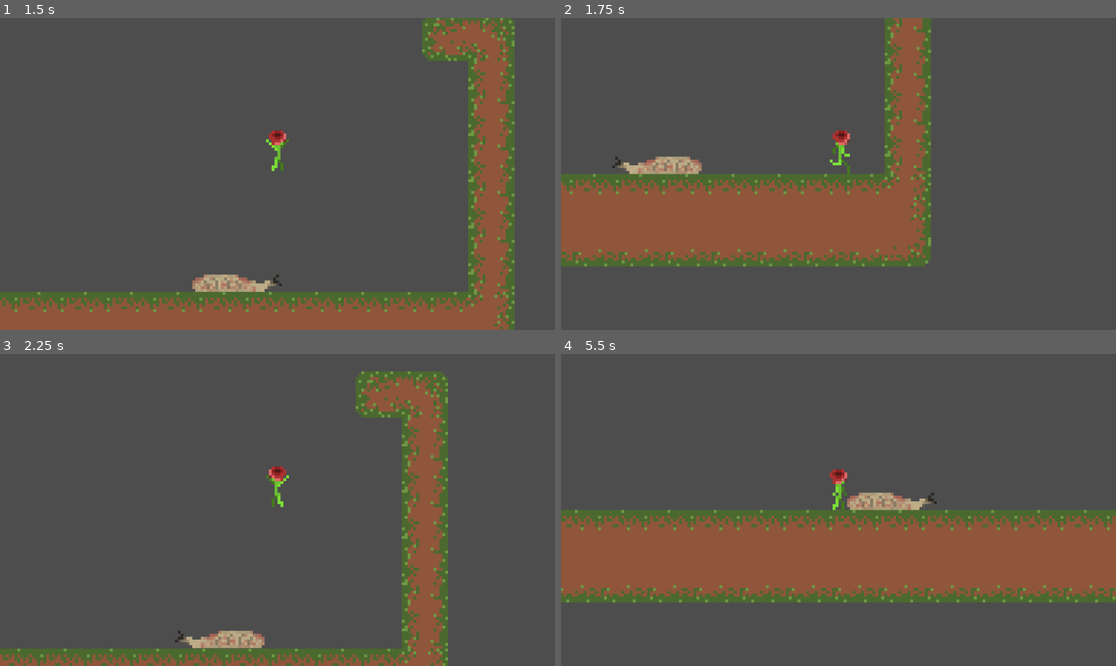
Above: before the commit, frames 1-4 (two rows, left to right).
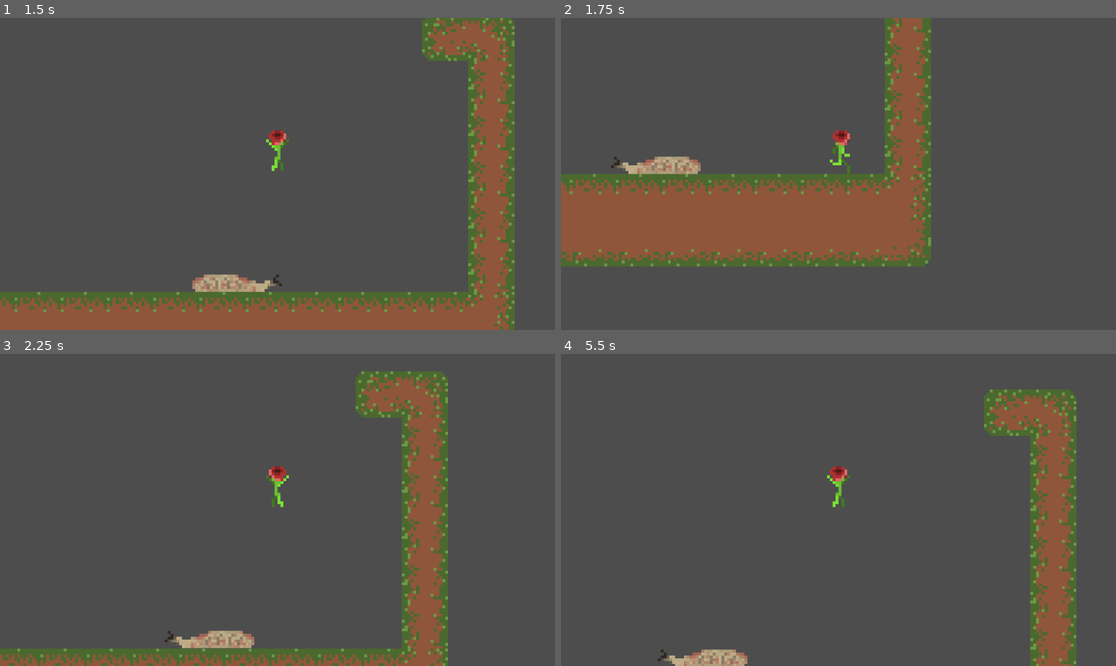
Above: after the commit, the same moments.

Repository: MurasakiAki/TheRoseMary
Game: Godot game, scene res://Src/Levels/Level_1.tscn
Two runs of this game, one before a commit and one after it. Both use one fixed random seed, a clock stepped at 60 frames per second and the inputs below. The project has no main scene, so this scene is started directly.
Inputs:
- Up to frame 1 (1.5 s): tap Enter (ui_accept) at 0.5, 0.8, 1.35 s; hold D (right) from 0.53 s (still down); tap J (attack) at 0.6 s; tap W (jump) at 0.77, 1.07 s
- Up to frame 2 (1.75 s): keep holding D (right); tap W (jump) at 1.52, 1.55 s
- Up to frame 3 (2.25 s): tap W (jump) at 1.82, 2.1 s; release D (right) at 2.03 s; hold A (left) from 2.03 s (still down)
- Up to frame 4 (5.5 s): tap J (attack) at 2.3, 2.85, 4.35 s; release A (left) at 2.78 s; hold D (right) 2.78-4.28 s; tap W (jump) at 3.02, 3.32, 3.77, 3.8, 4.07, 4.52, 4.82 s; tap Enter (ui_accept) at 3.05, 3.6, 5.1 s; hold A (left) 4.28-5.03 s; hold D (right) from 5.03 s (still down)

Frame 1 is identical in both runs. In frame 2, 0.1% of the frame differs, in the area x 9-26%, y 44-51%; in frame 3, 0.5%; in frame 4, 36%, in the area x 0-100%, y 11-100%.

Commit message:
Commit

Diff:
--- a/TheRoseMaryGD4/Src/Mob/DetectionArea.tscn
+++ b/TheRoseMaryGD4/Src/Mob/DetectionArea.tscn
@@ -3,5 +3,7 @@
 [node name="DetectionArea" type="Node2D"]
 
 [node name="Area2D" type="Area2D" parent="."]
+collision_layer = 0
+collision_mask = 2
 
 [node name="CollisionShape2D" type="CollisionShape2D" parent="Area2D"]
--- a/TheRoseMaryGD4/Src/Mob/Enemies/Maggot.tscn
+++ b/TheRoseMaryGD4/Src/Mob/Enemies/Maggot.tscn
@@ -1,8 +1,11 @@
-[gd_scene load_steps=10 format=3 uid="uid://dwmqxlkcfgrlo"]
+[gd_scene load_steps=11 format=3 uid="uid://dwmqxlkcfgrlo"]
 
 [ext_resource type="Script" path="res://Src/Scripts/Maggot.gd" id="1_1uy68"]
 [ext_resource type="PackedScene" uid="uid://cs32mkvurek1a" path="res://Src/Mob/Mob.tscn" id="1_2bvr4"]
 [ext_resource type="Texture2D" uid="uid://cc7prnkngk42t" path="res://Assets/Enemy/maggot.png" id="3_ns56b"]
+
+[sub_resource type="RectangleShape2D" id="RectangleShape2D_okicp"]
+size = Vector2(7, 8)
 
 [sub_resource type="RectangleShape2D" id="RectangleShape2D_j61in"]
 size = Vector2(256, 16)
@@ -66,6 +69,7 @@
 }
 
 [node name="Maggot" type="CharacterBody2D"]
+collision_layer = 4
 script = ExtResource("1_1uy68")
 
 [node name="Mob" parent="." instance=ExtResource("1_2bvr4")]
@@ -74,6 +78,10 @@
 position = Vector2(0, -8)
 texture = ExtResource("3_ns56b")
 vframes = 3
+
+[node name="CollisionShape2D" parent="Mob/Body/HitArea/Area2D" index="0"]
+position = Vector2(-18.5, -4)
+shape = SubResource("RectangleShape2D_okicp")
 
 [node name="DetectionArea" parent="Mob" index="1"]
 position = Vector2(0, -6)
@@ -92,9 +100,11 @@
 "": SubResource("AnimationLibrary_ikv4l")
 }
 
+[connection signal="body_entered" from="Mob/Body/HitArea/Area2D" to="." method="_on_hit_area_2d_body_entered"]
 [connection signal="body_entered" from="Mob/DetectionArea/Area2D" to="." method="_on_area_2d_body_entered"]
 [connection signal="body_exited" from="Mob/DetectionArea/Area2D" to="." method="_on_area_2d_body_exited"]
 
 [editable path="Mob"]
 [editable path="Mob/Body"]
+[editable path="Mob/Body/HitArea"]
 [editable path="Mob/DetectionArea"]
--- a/TheRoseMaryGD4/Src/Mob/HitArea.tscn
+++ b/TheRoseMaryGD4/Src/Mob/HitArea.tscn
@@ -3,5 +3,7 @@
 [node name="HitArea" type="Node2D"]
 
 [node name="Area2D" type="Area2D" parent="."]
+collision_layer = 8
+collision_mask = 2
 
 [node name="CollisionShape2D" type="CollisionShape2D" parent="Area2D"]
--- /dev/null
+++ b/TheRoseMaryGD4/Src/Mob/HurtArea.tscn
@@ -0,0 +1,9 @@
+[gd_scene format=3 uid="uid://5ywtk3nh161a"]
+
+[node name="HurtArea" type="Node2D"]
+
+[node name="Area2D" type="Area2D" parent="."]
+collision_layer = 16
+collision_mask = 8
+
+[node name="CollisionShape2D" type="CollisionShape2D" parent="Area2D"]
--- /dev/null
+++ b/TheRoseMaryGD4/Src/Player/DeathAnimation.tscn
@@ -0,0 +1,154 @@
+[gd_scene load_steps=8 format=3 uid="uid://b84vqtijraiui"]
+
+[ext_resource type="FontFile" uid="uid://bcsge6egdv4dw" path="res://Assets/Fonts/TakeCoffee-RpOA3.ttf" id="1_n7lb4"]
+[ext_resource type="Script" path="res://Src/Scripts/DeathAnimation.gd" id="1_utmg1"]
+[ext_resource type="Texture2D" uid="uid://cqx5562h35qen" path="res://Assets/Shaders/black_screen.png" id="2_qft8b"]
+
+[sub_resource type="Theme" id="Theme_bw7vb"]
+default_font = ExtResource("1_n7lb4")
+default_font_size = 40
+
+[sub_resource type="Animation" id="Animation_1ups2"]
+resource_name = "DeathAnimation"
+length = 5.0
+tracks/0/type = "value"
+tracks/0/imported = false
+tracks/0/enabled = true
+tracks/0/path = NodePath("Label:visible")
+tracks/0/interp = 1
+tracks/0/loop_wrap = true
+tracks/0/keys = {
+"times": PackedFloat32Array(0),
+"transitions": PackedFloat32Array(1),
+"update": 1,
+"values": [true]
+}
+tracks/1/type = "value"
+tracks/1/imported = false
+tracks/1/enabled = true
+tracks/1/path = NodePath("Sprite2D:visible")
+tracks/1/interp = 1
+tracks/1/loop_wrap = true
+tracks/1/keys = {
+"times": PackedFloat32Array(0),
+"transitions": PackedFloat32Array(1),
+"update": 1,
+"values": [true]
+}
+tracks/2/type = "value"
+tracks/2/imported = false
+tracks/2/enabled = true
+tracks/2/path = NodePath("Sprite2D:modulate")
+tracks/2/interp = 1
+tracks/2/loop_wrap = true
+tracks/2/keys = {
+"times": PackedFloat32Array(0, 2.5),
+"transitions": PackedFloat32Array(1, 1),
+"update": 0,
+"values": [Color(1, 1, 1, 0), Color(1, 1, 1, 1)]
+}
+tracks/3/type = "value"
+tracks/3/imported = false
+tracks/3/enabled = true
+tracks/3/path = NodePath("Label:modulate")
+tracks/3/interp = 1
+tracks/3/loop_wrap = true
+tracks/3/keys = {
+"times": PackedFloat32Array(2.5, 3.5),
+"transitions": PackedFloat32Array(1, 1),
+"update": 0,
+"values": [Color(1, 1, 1, 0), Color(1, 1, 1, 1)]
+}
+
+[sub_resource type="Animation" id="Animation_5m46p"]
+length = 0.001
+tracks/0/type = "value"
+tracks/0/imported = false
+tracks/0/enabled = true
+tracks/0/path = NodePath("Label:visible")
+tracks/0/interp = 1
+tracks/0/loop_wrap = true
+tracks/0/keys = {
+"times": PackedFloat32Array(0),
+"transitions": PackedFloat32Array(1),
+"update": 1,
+"values": [true]
+}
+tracks/1/type = "value"
+tracks/1/imported = false
+tracks/1/enabled = true
+tracks/1/path = NodePath("Sprite2D:visible")
+tracks/1/interp = 1
+tracks/1/loop_wrap = true
+tracks/1/keys = {
+"times": PackedFloat32Array(0),
+"transitions": PackedFloat32Array(1),
+"update": 1,
+"values": [true]
+}
+tracks/2/type = "value"
+tracks/2/imported = false
+tracks/2/enabled = true
+tracks/2/path = NodePath("Sprite2D:modulate")
+tracks/2/interp = 1
+tracks/2/loop_wrap = true
+tracks/2/keys = {
+"times": PackedFloat32Array(0),
+"transitions": PackedFloat32Array(1),
+"update": 0,
+"values": [Color(1, 1, 1, 0)]
+}
+tracks/3/type = "value"
+tracks/3/imported = false
+tracks/3/enabled = true
+tracks/3/path = NodePath("Label:modulate")
+tracks/3/interp = 1
+tracks/3/loop_wrap = true
+tracks/3/keys = {
+"times": PackedFloat32Array(0),
+"transitions": PackedFloat32Array(1),
+"update": 0,
+"values": [Color(1, 1, 1, 0)]
+}
+
+[sub_resource type="AnimationLibrary" id="AnimationLibrary_trdm3"]
+_data = {
+"DeathAnimation": SubResource("Animation_1ups2"),
+"RESET": SubResource("Animation_5m46p")
+}
+
+[node name="DeathAnimation" type="Node2D"]
+script = ExtResource("1_utmg1")
+
+[node name="Label" type="Label" parent="."]
+modulate = Color(1, 1, 1, 0)
+z_index = 32
+anchors_preset = 8
+anchor_left = 0.5
+anchor_top = 0.5
+anchor_right = 0.5
+anchor_bottom = 0.5
+offset_left = -158.0
+offset_top = -69.0
+offset_right = 158.0
+offset_bottom = 69.0
+grow_horizontal = 2
+grow_vertical = 2
+theme = SubResource("Theme_bw7vb")
+theme_override_colors/font_color = Color(0.619608, 0, 0.027451, 1)
+text = "<Resurgam!>"
+horizontal_alignment = 1
+vertical_alignment = 1
+
+[node name="Sprite2D" type="Sprite2D" parent="."]
+modulate = Color(1, 1, 1, 0)
+z_index = 31
+scale = Vector2(5, 3)
+texture = ExtResource("2_qft8b")
+
+[node name="AnimationPlayer" type="AnimationPlayer" parent="."]
+libraries = {
+"": SubResource("AnimationLibrary_trdm3")
+}
+
+[connection signal="animation_finished" from="AnimationPlayer" to="." method="_on_animation_player_animation_finished"]
--- a/TheRoseMaryGD4/Src/Player/Player.tscn
+++ b/TheRoseMaryGD4/Src/Player/Player.tscn
@@ -1,11 +1,10 @@
-[gd_scene load_steps=12 format=3 uid="uid://bt5oxexxqnm0f"]
+[gd_scene load_steps=11 format=3 uid="uid://bt5oxexxqnm0f"]
 
 [ext_resource type="Texture2D" uid="uid://doa4g2ljmh1ks" path="res://Assets/Player/player_sprite.png" id="1_h7ibw"]
 [ext_resource type="Script" path="res://Src/Scripts/Player.gd" id="1_jwq0i"]
 [ext_resource type="PackedScene" uid="uid://bqpk2bpvmerbn" path="res://Src/Mob/Body.tscn" id="2_y100b"]
-[ext_resource type="Script" path="res://Src/Scripts/PlayerProperties.gd" id="3_h4sjj"]
 
-[sub_resource type="RectangleShape2D" id="RectangleShape2D_bm45h"]
+[sub_resource type="RectangleShape2D" id="RectangleShape2D_cyvpa"]
 size = Vector2(6, 14)
 
 [sub_resource type="Animation" id="Animation_cxntp"]
@@ -97,15 +96,16 @@
 }
 
 [node name="Player" type="CharacterBody2D"]
+z_index = 1
+collision_layer = 2
 script = ExtResource("1_jwq0i")
 
 [node name="CollisionShape2D" type="CollisionShape2D" parent="."]
 position = Vector2(0, -7)
-shape = SubResource("RectangleShape2D_bm45h")
+shape = SubResource("RectangleShape2D_cyvpa")
 
 [node name="Body" parent="." instance=ExtResource("2_y100b")]
 position = Vector2(0, -8)
-script = ExtResource("3_h4sjj")
 
 [node name="Sprite2D" parent="Body" index="0"]
 texture = ExtResource("1_h7ibw")
--- /dev/null
+++ b/TheRoseMaryGD4/Src/Scripts/Attack.gd
@@ -0,0 +1,4 @@
+class_name Attack
+
+var damage: int
+var knockback: float
--- /dev/null
+++ b/TheRoseMaryGD4/Src/Scripts/DeathAnimation.gd
@@ -0,0 +1,6 @@
+extends Node2D
+
+func _on_animation_player_animation_finished(animname):
+	animname = "DeathAnimation"
+	if(Input.is_action_just_pressed("ui_accept")):
+		self.queue_free()
--- a/TheRoseMaryGD4/Src/Scripts/Maggot.gd
+++ b/TheRoseMaryGD4/Src/Scripts/Maggot.gd
@@ -6,33 +6,32 @@
 
 # Called when the node enters the scene tree for the first time.
 func _ready():
-	properties.set_speed(100)
+	properties.set_speed(80)
+	properties.damage_range = Vector2(5, 10)
 
 # Called every frame. 'delta' is the elapsed time since the previous frame.
 func _process(delta):
-
 	use_gravity(delta, gravity)
+	sprite_control(properties)
 
 	if player_detected:
 		move(delta, properties)
 	else:
 		stop(delta, properties)
 
-	if get_direction() == -1:
-		$Mob/Body/Sprite2D.set_flip_h(false)
-	elif get_direction() == 1:
-		$Mob/Body/Sprite2D.set_flip_h(true)
-
-	if is_moving():
-		$AnimationPlayer.play("Move")
-	else:
-		$AnimationPlayer.play("Idle")
 
 #Detecting player
 func _on_area_2d_body_entered(body):
 	if body.name == "Player":
 		player_detected = true
 
+
 func _on_area_2d_body_exited(body):
 	if body.name == "Player":
 		player_detected = false
+
+
+func _on_hit_area_2d_body_entered(body):
+	if body.name == "Player":
+		var player = body
+		player.take_damage(attack(properties))
--- a/TheRoseMaryGD4/Src/Scripts/Mob.gd
+++ b/TheRoseMaryGD4/Src/Scripts/Mob.gd
@@ -12,8 +12,20 @@
 	var player_position = get_tree().get_current_scene().get_node("Player").global_position
 	var direction = (player_position - global_position).normalized()
 	velocity.x = move_toward(velocity.x, direction.x * properties.speed, properties.speed * delta)
+	move_and_slide()
 
-	move_and_slide()
+func sprite_control(properties: Properties):
+	if get_direction() == -1:
+		$Mob/Body/Sprite2D.set_flip_h(false)
+		$Mob/Body/HitArea/Area2D/CollisionShape2D.set_position(Vector2(-18.5, -4))
+	elif get_direction() == 1:
+		$Mob/Body/Sprite2D.set_flip_h(true)
+		$Mob/Body/HitArea/Area2D/CollisionShape2D.set_position(Vector2(18.5, -4))
+
+	if is_moving():
+		$AnimationPlayer.play("Move")
+	else:
+		$AnimationPlayer.play("Idle")
 
 func stop(delta, properties):
 	velocity.x = move_toward(velocity.x, 0, delta * properties.speed)
@@ -34,8 +46,14 @@
 	else:
 		return 0
 
-func attack():
-	print("attack")
+func attack(properties: Properties) -> Attack:
+	var rng = RandomNumberGenerator.new()
+	var damage = rng.randi_range(properties.damage_range.x, properties.damage_range.y)
+	print(damage)
+	var attack = Attack.new()
+	attack.damage = damage
+
+	return attack
 
 func stomp():
 	pass
--- a/TheRoseMaryGD4/Src/Scripts/Player.gd
+++ b/TheRoseMaryGD4/Src/Scripts/Player.gd
@@ -1,41 +1,7 @@
-extends CharacterBody2D
+extends Player
 
 # Get the gravity from the project settings to be synced with RigidBody nodes.
 var gravity = ProjectSettings.get_setting("physics/2d/default_gravity")
-@onready var player_properties = get_node("Body").get_script().new()
 
 func _physics_process(delta):
-	move(delta, player_properties)
-
-func move(delta, properties: PlayerProperties):
-	# Add the gravity.
-	if not is_on_floor():
-		velocity.y += gravity * delta
-
-	#Handle Idling
-	if velocity == Vector2.ZERO:
-		$AnimationPlayer.play("Idle")
-
-	# Handle Jump and Running.
-	var direction = Input.get_axis("left", "right")
-	var is_running = is_on_floor() and not is_zero_approx(velocity.x)
-	var is_falling = not is_on_floor() and velocity.y > 0
-
-	if direction > 0:
-		$Body/Sprite2D.set_flip_h(false)
-	elif direction < 0:
-		$Body/Sprite2D.set_flip_h(true)
-
-	if Input.is_action_just_pressed("jump") and is_on_floor():
-		if is_on_floor():
-			velocity.y = properties.jump_velocity
-			$AnimationPlayer.play("Jump")
-		elif is_running:
-			velocity.y = properties.jump_velocity
-			$AnimationPlayer.play("Jump")
-	elif is_running:
-		$AnimationPlayer.play("Run")
-	elif is_falling:
-		$AnimationPlayer.play("Falling")
-	velocity.x = move_toward(velocity.x, direction * properties.speed, properties.speed)
-	move_and_slide()
+	move(delta, gravity)
--- a/TheRoseMaryGD4/Src/Scripts/PlayerProperties.gd
+++ b/TheRoseMaryGD4/Src/Scripts/PlayerProperties.gd
@@ -1,5 +1,5 @@
-extends Node2D
-class_name PlayerProperties
+extends CharacterBody2D
+class_name Player
 
 #Health
 var max_health: int = 100
@@ -13,3 +13,47 @@
 var damage_range: Vector2 = Vector2(1, 2)
 var crit_chance: float = 0.5
 var crit_mult: float = 1.2
+
+func move(delta, gravity):
+	# Add the gravity.
+	if not is_on_floor():
+		velocity.y += gravity * delta
+
+	#Handle Idling
+	if velocity == Vector2.ZERO:
+		$AnimationPlayer.play("Idle")
+
+	# Handle Jump and Running.
+	var direction = Input.get_axis("left", "right")
+	var is_running = is_on_floor() and not is_zero_approx(velocity.x)
+	var is_falling = not is_on_floor() and velocity.y > 0
+
+	if direction > 0:
+		$Body/Sprite2D.set_flip_h(false)
+	elif direction < 0:
+		$Body/Sprite2D.set_flip_h(true)
+
+	if Input.is_action_just_pressed("jump") and is_on_floor():
+		if is_on_floor():
+			velocity.y = jump_velocity
+			$AnimationPlayer.play("Jump")
+		elif is_running:
+			velocity.y = jump_velocity
+			$AnimationPlayer.play("Jump")
+	elif is_running:
+		$AnimationPlayer.play("Run")
+	elif is_falling:
+		$AnimationPlayer.play("Falling")
+	velocity.x = move_toward(velocity.x, direction * speed, speed)
+	move_and_slide()
+
+func take_damage(attack: Attack):
+	current_health -= attack.damage
+	print(current_health)
+	if current_health <= 0:
+		die()
+
+func die():
+	var death_screen = load("res://Src/Player/DeathAnimation.tscn").instantiate()
+
+	#set it to player scene
--- a/TheRoseMaryGD4/project.godot
+++ b/TheRoseMaryGD4/project.godot
@@ -43,6 +43,14 @@
 ]
 }
 
+[layer_names]
+
+2d_physics/layer_1="Ground"
+2d_physics/layer_2="Player"
+2d_physics/layer_3="Mob"
+2d_physics/layer_4="HitArea"
+2d_physics/layer_5="HurtArea"
+
 [rendering]
 
 textures/canvas_textures/default_texture_filter=0
Binary file added: TheRoseMaryGD4/Assets/Fonts/TakeCoffee-RpOA3.ttf
Not shown, added: TheRoseMaryGD4/Assets/Fonts/TakeCoffee-RpOA3.ttf.import
Binary file added: TheRoseMaryGD4/Assets/Shaders/black_screen.png
Not shown, added: TheRoseMaryGD4/Assets/Shaders/black_screen.png.import
Not shown, added: death_text.txt
